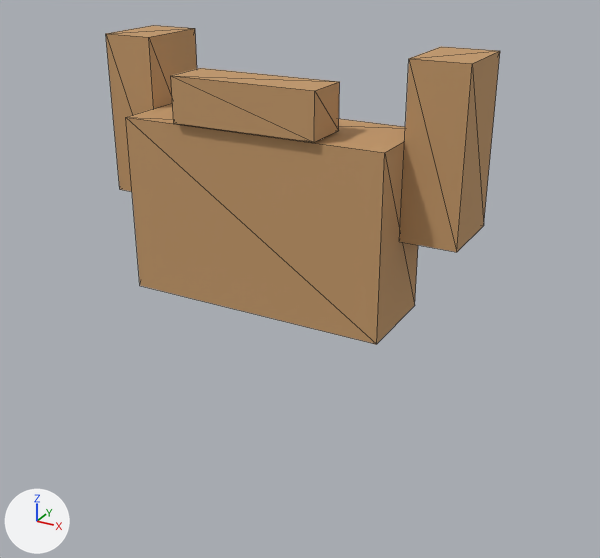
The glTF model public/assets/models/characters/wardrobe/face-beard-brown.glb, before and after one commit.
The view is the same before and after, from a 50 mm camera at (0.256, -0.548, 0.198) aimed at (0.022, -0.122, -0.014). Lighting does not change. The marker at lower left points along +X, +Y and +Z. The older version comes first. Mesh edges are drawn as thin lines. Vertices at exactly the same position are counted once.

Names of what the first picture shows: 'beard_cheek_-1', 'beard_cheek_1', 'beard_chin', 'beard_stache'.
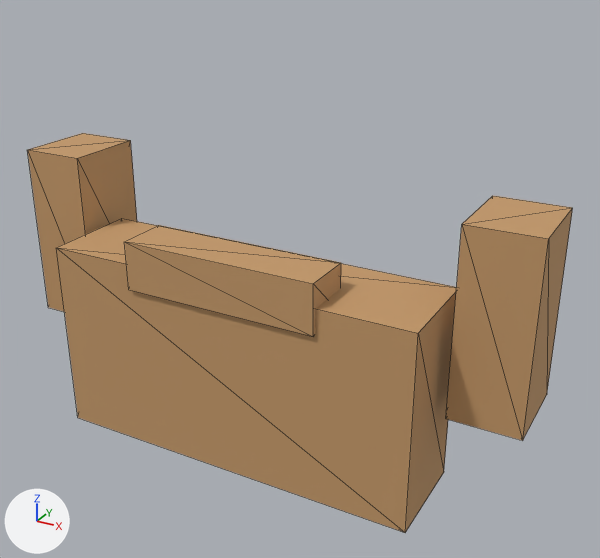
Edits to the bpy script that builds the scene:
```text
Change me_beard_chin:
    used by ob_beard_chin; location = (0.0, 0.0, 0.0)
    remove me_beard_chin.from_pydata(...)  # 8 vertices, 12 faces; spans x -0.087..0.087, y -0.148..-0.088, z -0.032..0.083
    add me_beard_chin.from_pydata(...)  # 8 vertices, 12 faces; spans x -0.125..0.125, y -0.183..-0.118, z -0.13..0.0
    me_beard_chin part 1: the whole mesh is scaled about its middle by (1.43, 1.08, 1.13), then moved by (0.0, -0.032, -0.09)
Change me_beard_cheek__1:
    used by ob_beard_cheek__1; location = (0.0, 0.0, 0.0)
    remove me_beard_cheek__1.from_pydata(...)  # 8 vertices, 12 faces; spans x -0.1225..-0.0875, y -0.12..-0.07, z 0.0225..0.1275
    add me_beard_cheek__1.from_pydata(...)  # 8 vertices, 12 faces; spans x -0.1775..-0.1325, y -0.1475..-0.0925, z -0.07..0.05
    me_beard_cheek__1 part 2
    me_beard_cheek__1.vertices[0].co: (-0.1225, -0.12, 0.0225) -> (-0.1775, -0.1475, -0.07)  # pixel (119, 189) -> pixel (48, 307)
    me_beard_cheek__1.vertices[1].co: (-0.1225, -0.12, 0.1275) -> (-0.1775, -0.1475, 0.05)  # pixel (105, 33) -> pixel (27, 149)
    me_beard_cheek__1.vertices[2].co: (-0.1225, -0.07, 0.0225) -> (-0.1775, -0.0925, -0.07)
    me_beard_cheek__1.vertices[3].co: (-0.1225, -0.07, 0.1275) -> (-0.1775, -0.0925, 0.05)  # pixel (153, 25) -> pixel (82, 133)
    me_beard_cheek__1.vertices[4].co: (-0.0875, -0.12, 0.0225) -> (-0.1325, -0.1475, -0.07)
    me_beard_cheek__1.vertices[5].co: (-0.0875, -0.12, 0.1275) -> (-0.1325, -0.1475, 0.05)  # pixel (148, 37) -> pixel (77, 158)
    me_beard_cheek__1.vertices[6].co: (-0.0875, -0.07, 0.0225) -> (-0.1325, -0.0925, -0.07)
    me_beard_cheek__1.vertices[7].co: (-0.0875, -0.07, 0.1275) -> (-0.1325, -0.0925, 0.05)  # pixel (195, 28) -> pixel (130, 140)
Change me_beard_cheek_1:
    used by ob_beard_cheek_1; location = (0.0, 0.0, 0.0)
    remove me_beard_cheek_1.from_pydata(...)  # 8 vertices, 12 faces; spans x 0.0875..0.1225, y -0.12..-0.07, z 0.0225..0.1275
    add me_beard_cheek_1.from_pydata(...)  # 8 vertices, 12 faces; spans x 0.1325..0.1775, y -0.1475..-0.0925, z -0.07..0.05
    me_beard_cheek_1 part 3
    me_beard_cheek_1.vertices[0].co: (0.0875, -0.12, 0.0225) -> (0.1325, -0.1475, -0.07)  # pixel (399, 241) -> pixel (445, 418)
    me_beard_cheek_1.vertices[1].co: (0.0875, -0.12, 0.1275) -> (0.1325, -0.1475, 0.05)  # pixel (408, 58) -> pixel (461, 224)
    me_beard_cheek_1.vertices[2].co: (0.0875, -0.07, 0.0225) -> (0.1325, -0.0925, -0.07)
    me_beard_cheek_1.vertices[3].co: (0.0875, -0.07, 0.1275) -> (0.1325, -0.0925, 0.05)  # pixel (441, 46) -> pixel (492, 195)
    me_beard_cheek_1.vertices[4].co: (0.1225, -0.12, 0.0225) -> (0.1775, -0.1475, -0.07)  # pixel (456, 252) -> pixel (522, 440)
    me_beard_cheek_1.vertices[5].co: (0.1225, -0.12, 0.1275) -> (0.1775, -0.1475, 0.05)  # pixel (472, 63) -> pixel (548, 238)
    me_beard_cheek_1.vertices[6].co: (0.1225, -0.07, 0.0225) -> (0.1775, -0.0925, -0.07)  # pixel (483, 225) -> pixel (546, 394)
    me_beard_cheek_1.vertices[7].co: (0.1225, -0.07, 0.1275) -> (0.1775, -0.0925, 0.05)  # pixel (500, 50) -> pixel (572, 207)
Change me_beard_stache:
    used by ob_beard_stache; location = (0.0, 0.0, 0.0)
    remove me_beard_stache.from_pydata(...)  # 8 vertices, 12 faces; spans x -0.0475..0.0475, y -0.152..-0.122, z 0.084..0.112
    add me_beard_stache.from_pydata(...)  # 8 vertices, 12 faces; spans x -0.065..0.065, y -0.185..-0.151, z -0.016..0.016
    me_beard_stache part 4: the whole mesh is scaled about its middle by (1.37, 1.13, 1.14), then moved by (0.0, -0.031, -0.098)
```

Pixel boxes (x1, y1, x2, y2) of what changed, in the pictures (600 x 558 px):
'beard_chin', moved, rescaled (37% wider, 31% taller): before (126, 103, 418, 344); after (57, 218, 456, 533)
'beard_cheek_1', reshaped (25% wider, 19% taller): before (399, 46, 500, 252); after (446, 196, 573, 441)
'beard_stache', moved, rescaled (28% wider, 49% taller): before (171, 68, 340, 142); after (124, 225, 341, 336)
'beard_cheek_-1', reshaped (21% wider, 7% taller): before (106, 25, 197, 192); after (27, 133, 137, 312)
